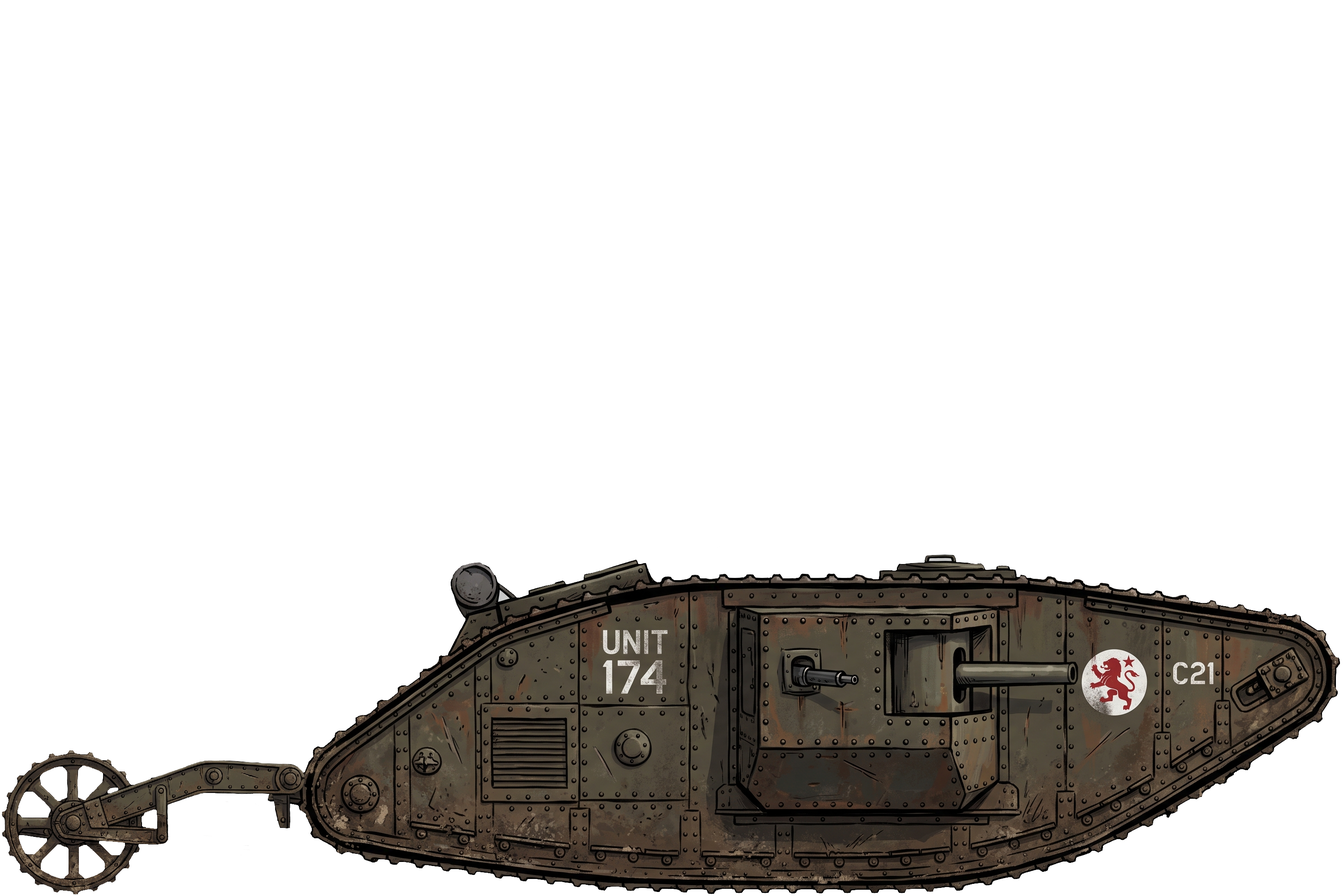
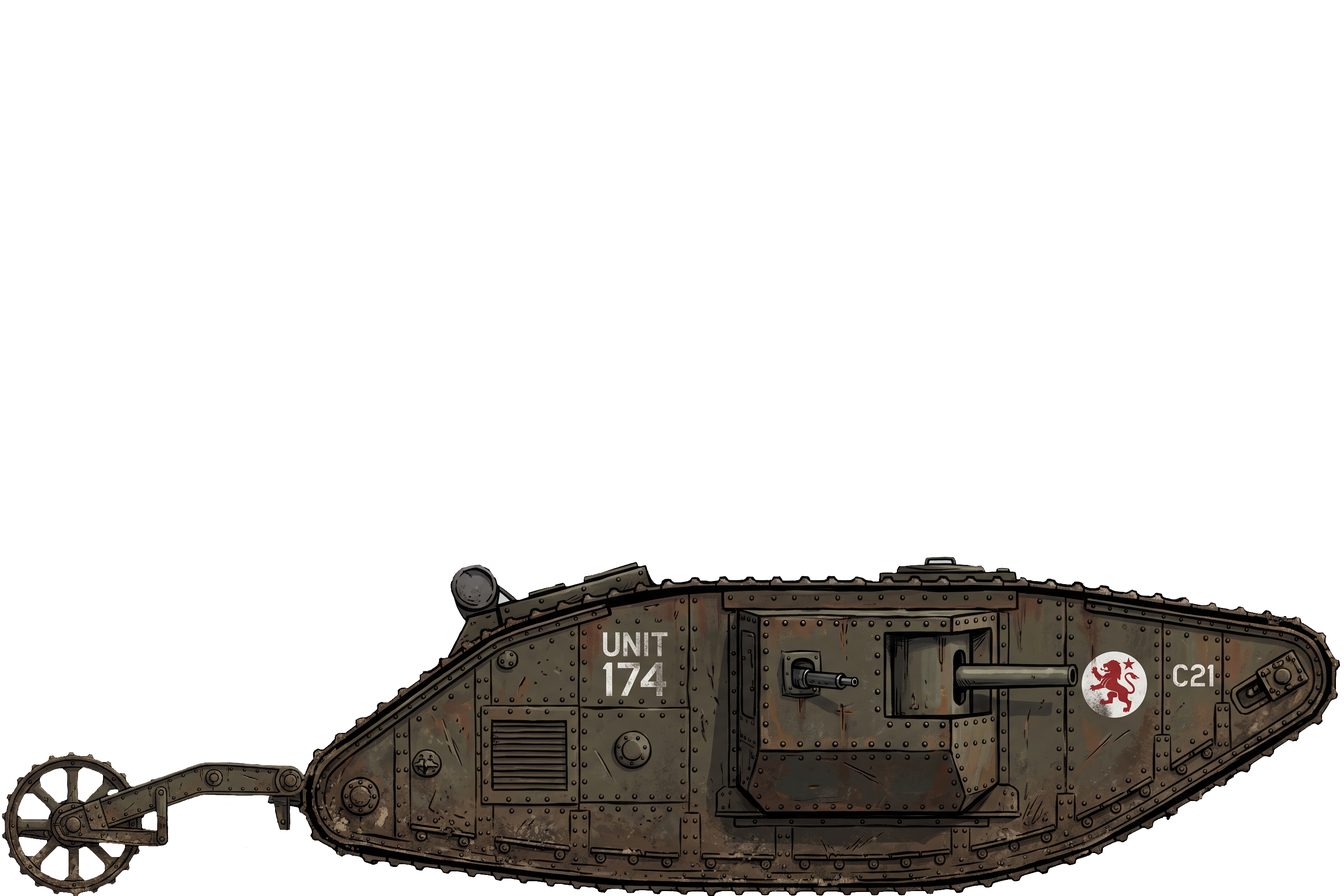
Layer changes from the first 1344 × 896 image to the second:
painted on "Background" (1st of 3) over [1, 546, 1340, 896]
painted on "Background" (2nd of 3) over [1, 546, 1340, 896]
